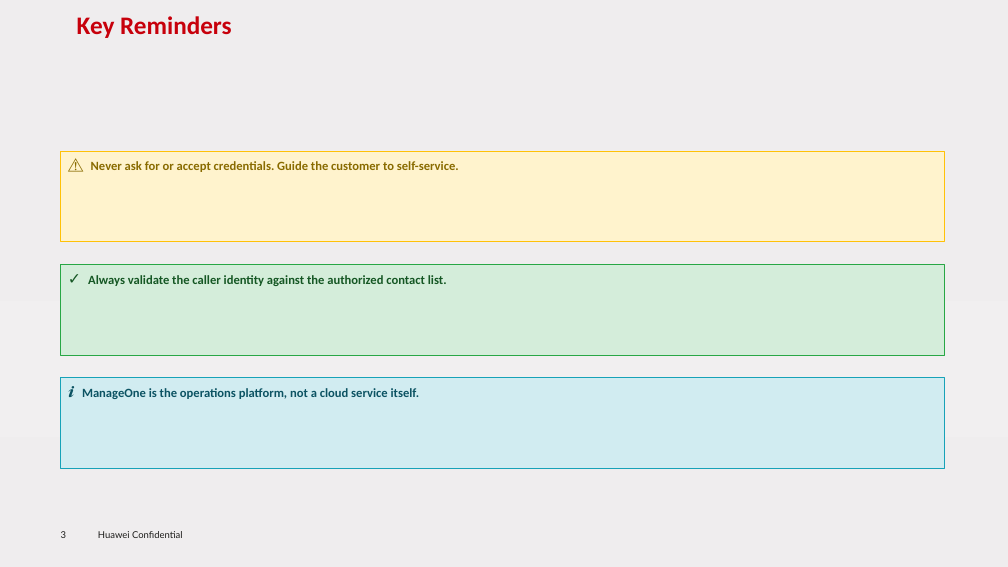
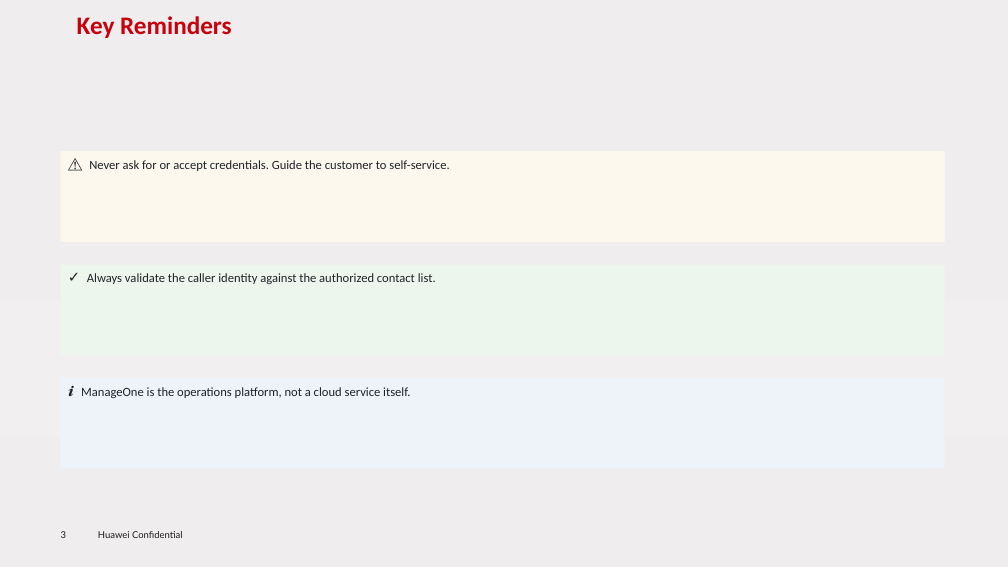
Before and after one commit to RaulMyron/Huawei-doc-templates, a slide deck: slide 3 of examples/ppt/en/sample-en.pptx. Drawn at 1008x567 pixels with LibreOffice and Linux fonts; fonts in the diff are those of the drawing; background and template pictures are left out. Boxes give left, top, right and bottom in pixels: in the first picture for what was removed or moved away, otherwise in the second. Text is boxed around its words. In the diff, an @@ line names an element or a change of style, - is before the commit and + after.

Commit message:
Regenerate all samples with updated callout colors
- PPT: sample-pt.pptx, sample-en.pptx (+ PDFs)
- Guide: main.pdf (pt + en) recompiled with XeLaTeX
- Technical: sample-report.docx (pt + en) regenerated
- Setup guide: setup-guide.pdf recompiled

```diff
--- a/examples/ppt/en/sample-en.pptx
+++ b/examples/ppt/en/sample-en.pptx
@@ text "⚠ Never ask for or ..." at (89,160,449,171): size 15 to 14 pt in "⚠"; text colour #896B00 to #1F2328, bold off; outline #FFC107 1 pt to none @@
@@ text "✓ Always validate the caller ..." at (87,273,436,284): size 15 to 14 pt in "✓"; text colour #155724 to #1F2328, bold off; outline #28A745 1 pt to none @@
@@ 3 texts: place and size @@
-3 texts at (60,151,945,468)
+3 texts at (68,160,449,398)
@@ text "ℹ ManageOne is the operations ..." at (68,386,410,398): size 15 to 14 pt in "ℹ"; text colour #0C5363 to #1F2328, bold off; outline #17A2B8 1 pt to none @@
```
Also in this commit, not shown: 2 other slides changed, 7 other files.
